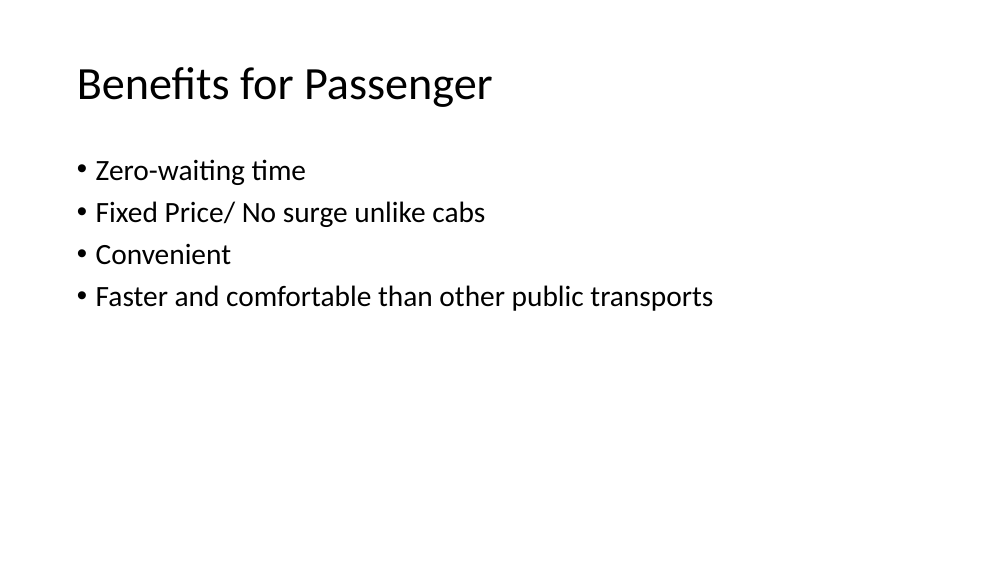
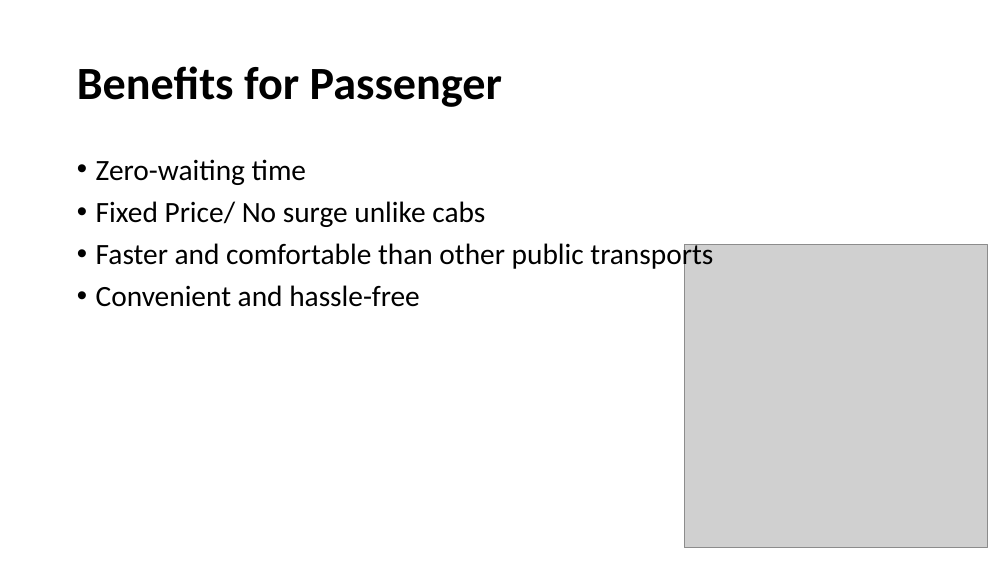
Before and after one commit to Poonam-Vijaywargiya/autofly, a slide deck: slide 5 of AutoFly.pptx. Drawn at 1008x567 pixels with LibreOffice and Linux fonts; fonts in the diff are those of the drawing; grey boxes stand for pictures. Boxes give left, top, right and bottom in pixels: in the first picture for what was removed or moved away, otherwise in the second. Text is boxed around its words. In the diff, an @@ line names an element or a change of style, - is before the commit and + after.

```diff
--- a/AutoFly.pptx
+++ b/AutoFly.pptx
@@ title "Benefits for Passenger" at (77, 66, 502, 107): bold on @@
@@ text at (96, 244, 231, 265): paragraph removed @@
-• Convenient
@@ picture added at (684, 244, 988, 547) @@
@@ text at (96, 285, 420, 307): paragraph added @@
+• Convenient and hassle-free
```
Also in this commit, not shown: 3 other slides changed, 4 slides added, 3 slides removed.
